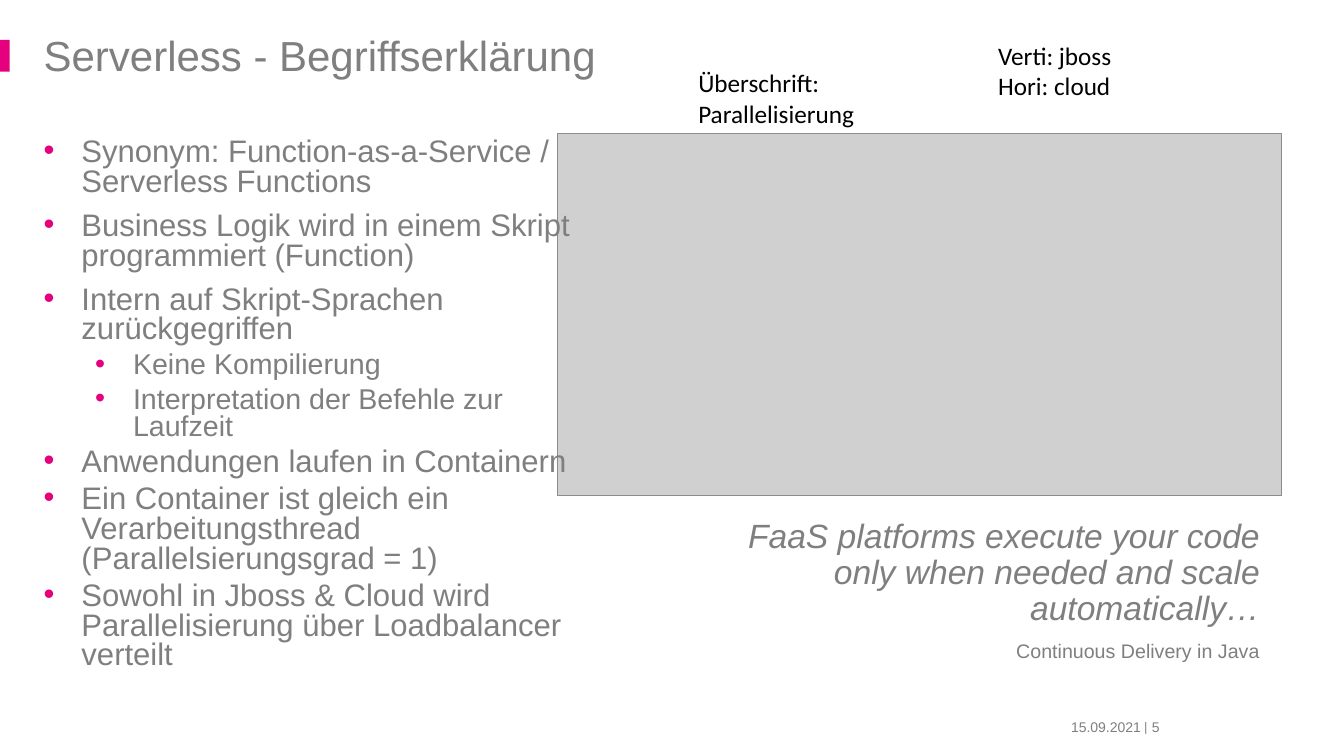
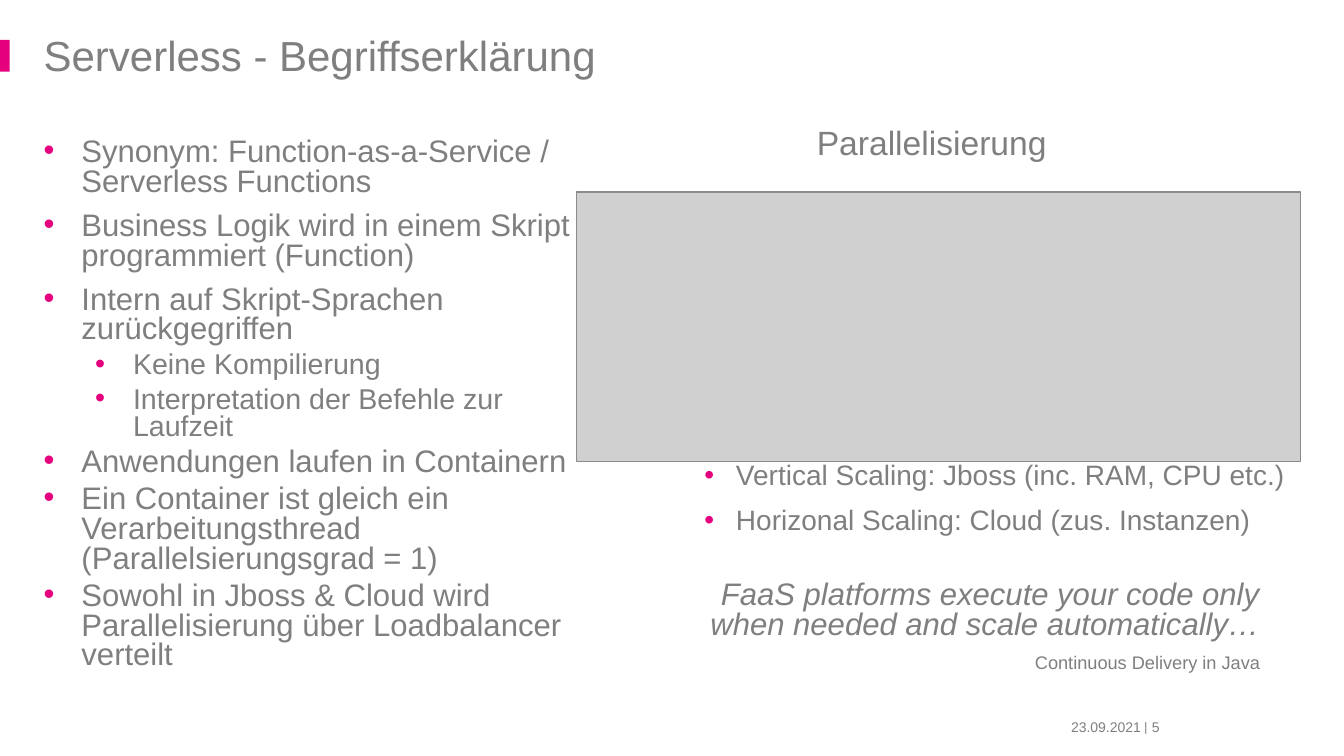
Before and after one commit to derMacon/serverless-bsc-thesis, a slide deck: slide 5 of slides/dps/hoffmann_serverless_dps.pptx. Drawn at 1344x756 pixels with LibreOffice and Linux fonts; fonts in the diff are those of the drawing; grey boxes stand for pictures; background and template pictures are left out. Boxes give left, top, right and bottom in pixels: in the first picture for what was removed or moved away, otherwise in the second. Text is boxed around its words. In the diff, an @@ line names an element or a change of style, - is before the commit and + after.

Commit message:
updated dps slides

```diff
--- a/slides/dps/hoffmann_serverless_dps.pptx
+++ b/slides/dps/hoffmann_serverless_dps.pptx
@@ text removed at (x1=998, y1=47, x2=1111, y2=95) @@
-Verti: jboss
-Hori: cloud
@@ text at (x1=817, y1=130, x2=1047, y2=162): text changed; size 18 to 24 pt; font Calibri to Arial; text colour #000000 to #7F7F7F @@
-Überschrift: Parallelisierung
+Parallelisierung
@@ picture resized from (x1=558, y1=134, x2=1281, y2=496) to (x1=577, y1=192, x2=1301, y2=461) @@
@@ text added at (x1=736, y1=464, x2=1284, y2=535), 20 pt, text #7F7F7F @@
+• Vertical Scaling: Jboss (inc. RAM, CPU etc.)
+• Horizonal Scaling: Cloud (zus. Instanzen)
@@ text "FaaS platforms execute your code ..." moved from (x1=748, y1=523, x2=1260, y2=662) to (x1=710, y1=582, x2=1260, y2=673) @@
@@ text "FaaS platforms execute your code ..." at (x1=710, y1=582, x2=1260, y2=673): size 24 to 22.2 pt in "FaaS platforms execute your code only when ..."; size 14 to 12.9 pt in "Continuous Delivery in Java"; line spacing 0.9 to 0.8 @@
@@ text at (x1=1071, y1=722, x2=1141, y2=732): text changed @@
-15.09.2021
+23.09.2021
```
Also in this commit, not shown: 30 other slides changed, 1 slide added, 3 other files.
